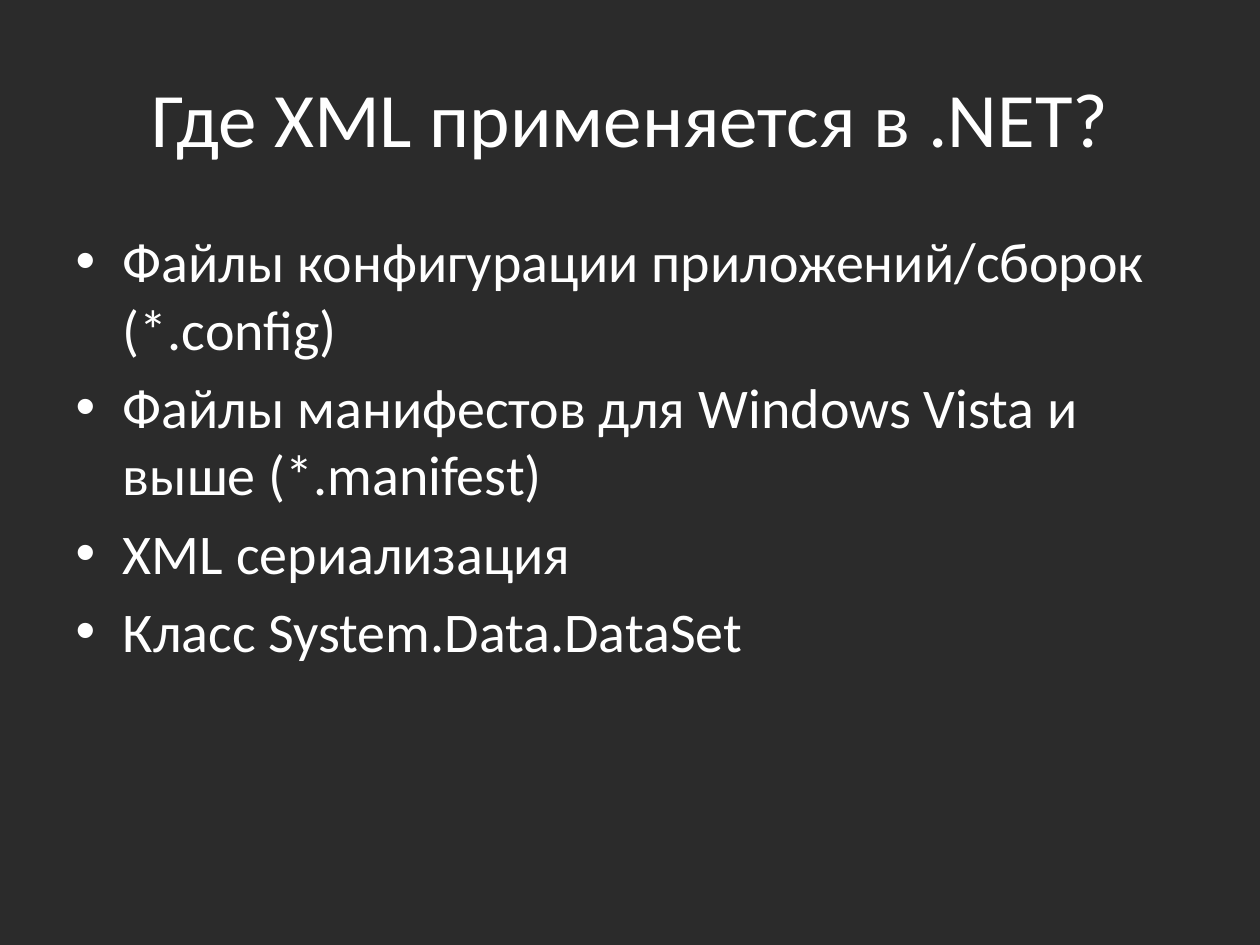
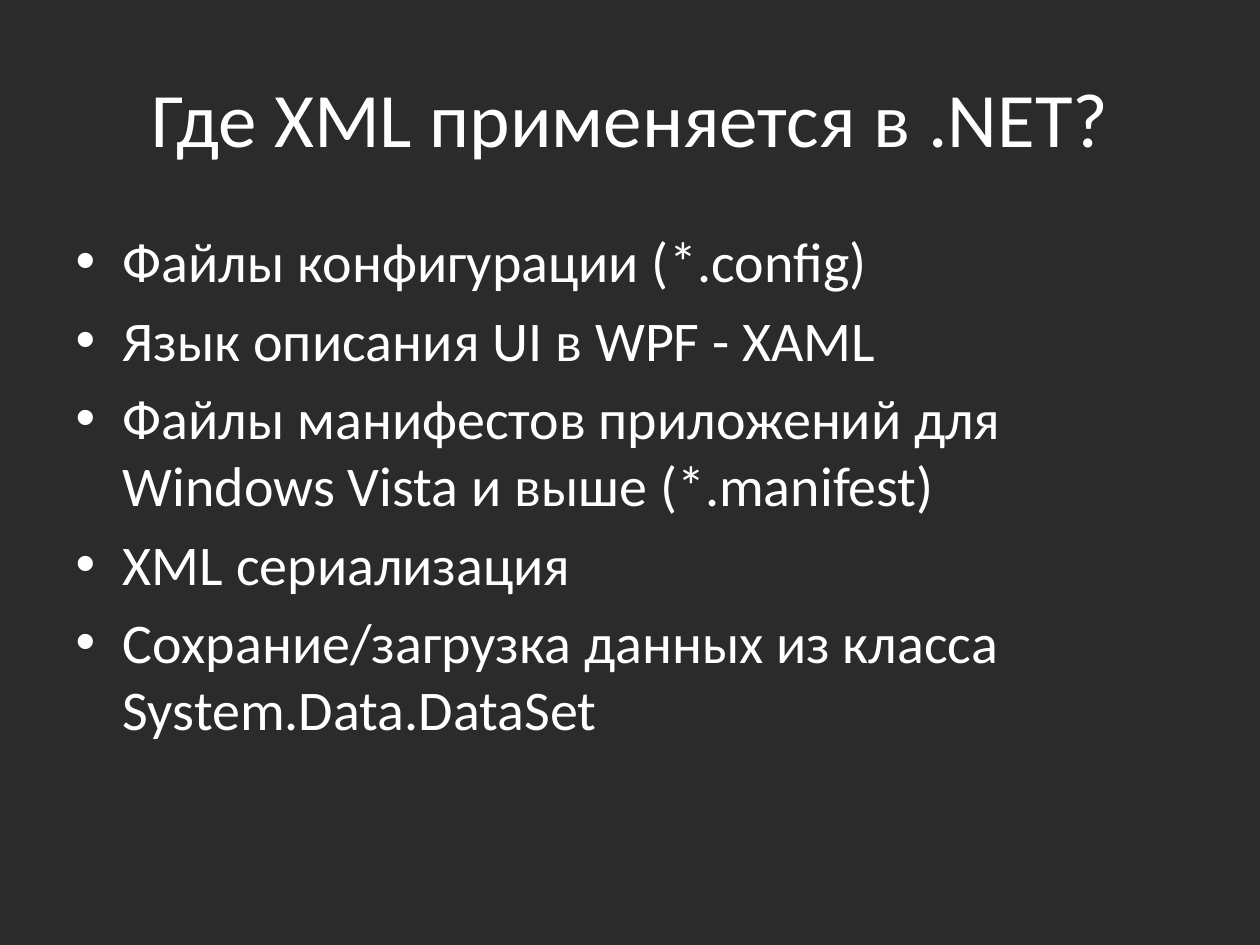
Before and after one commit to bazile/Training, a slide deck: slide 6 of Presentation/lesson-06-xml.pptx. Drawn at 1260x945 pixels with LibreOffice and Linux fonts; fonts in the diff are those of the drawing; background and template pictures are left out; a plain dark background stands for a picture behind light text. Boxes give left, top, right and bottom in pixels: in the first picture for what was removed or moved away, otherwise in the second. Text is boxed around its words. In the diff, an @@ line names an element or a change of style, - is before the commit and + after.

Commit message:
More XML usage scenarios

```diff
--- a/Presentation/lesson-06-xml.pptx
+++ b/Presentation/lesson-06-xml.pptx
@@ text at [123, 241, 1000, 514]: text changed @@
-• Файлы конфигурации приложений/сборок (*.config)
-• Файлы манифестов для Windows Vista и выше (*.manifest)
+• Файлы конфигурации (*.config)
+• Язык описания UI в WPF - XAML
+• Файлы манифестов приложений для Windows Vista и выше (*.manifest)
@@ text at [123, 624, 998, 739]: text changed @@
-• Класс System.Data.DataSet
+• Сохрание/загрузка данных из класса System.Data.DataSet
```
